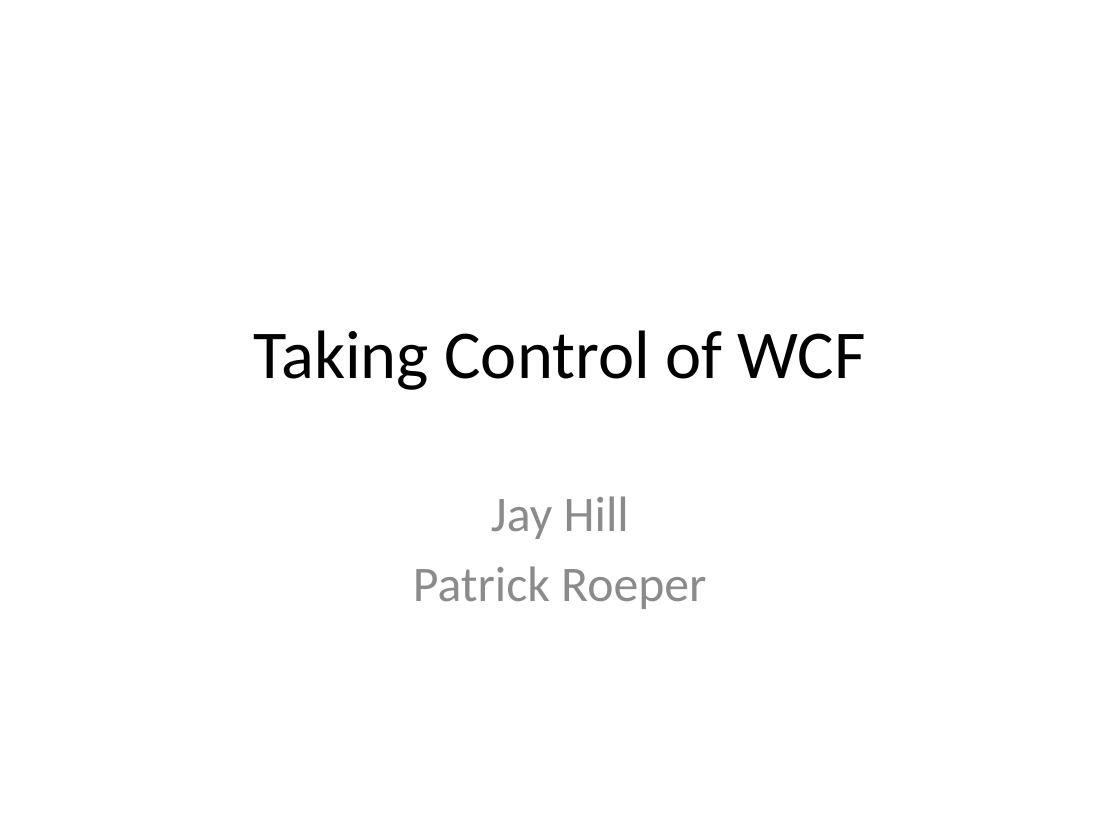
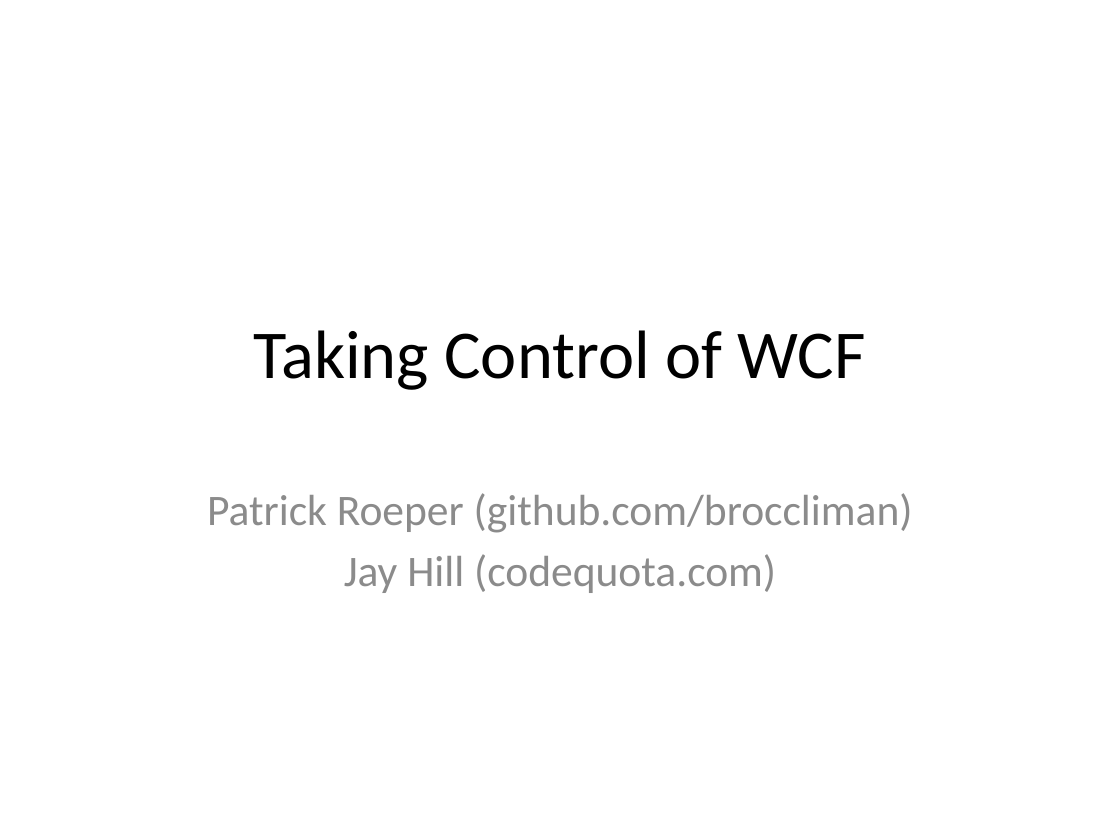
Before and after one commit to broccliman/Presentation.WCF, a slide deck: slide 2 of Presentation.WCF.pptx. Drawn at 1120x840 pixels with LibreOffice and Linux fonts; fonts in the diff are those of the drawing. Boxes give left, top, right and bottom in pixels: in the first picture for what was removed or moved away, otherwise in the second. Text is boxed around its words. In the diff, an @@ line names an element or a change of style, - is before the commit and + after.

```diff
--- a/Presentation.WCF.pptx
+++ b/Presentation.WCF.pptx
@@ subtitle at box(207, 493, 913, 593): text changed; size 32 to 28 pt @@
-Jay Hill
-Patrick Roeper
+Patrick Roeper (github.com/broccliman)
+Jay Hill (codequota.com)
```
Also in this commit, not shown: 4 other slides changed.
